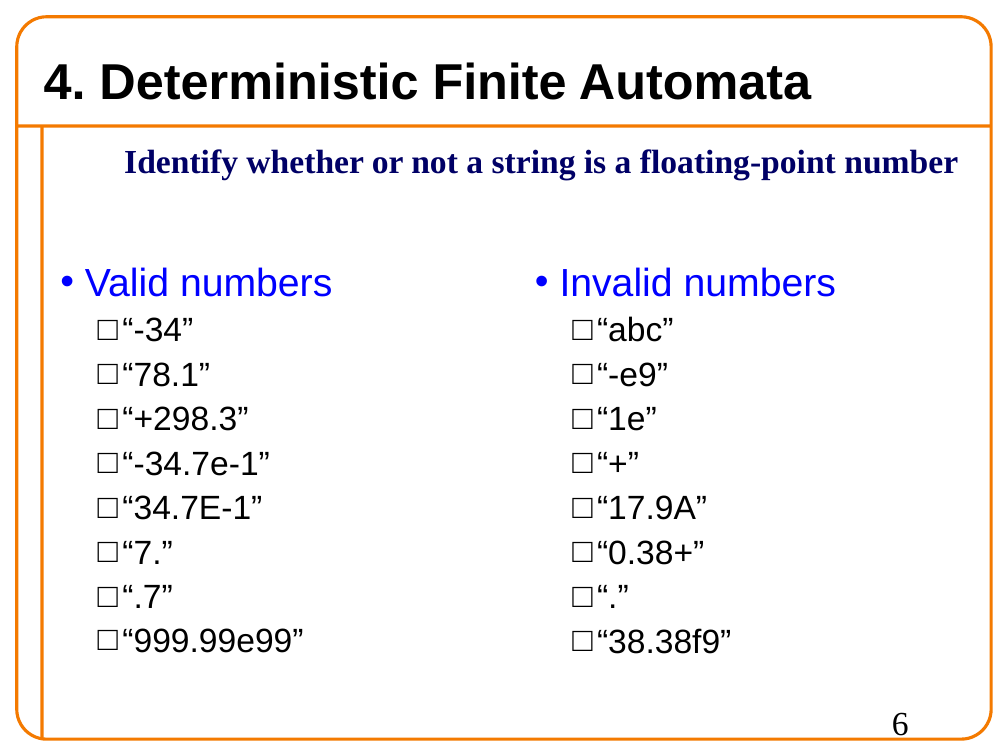
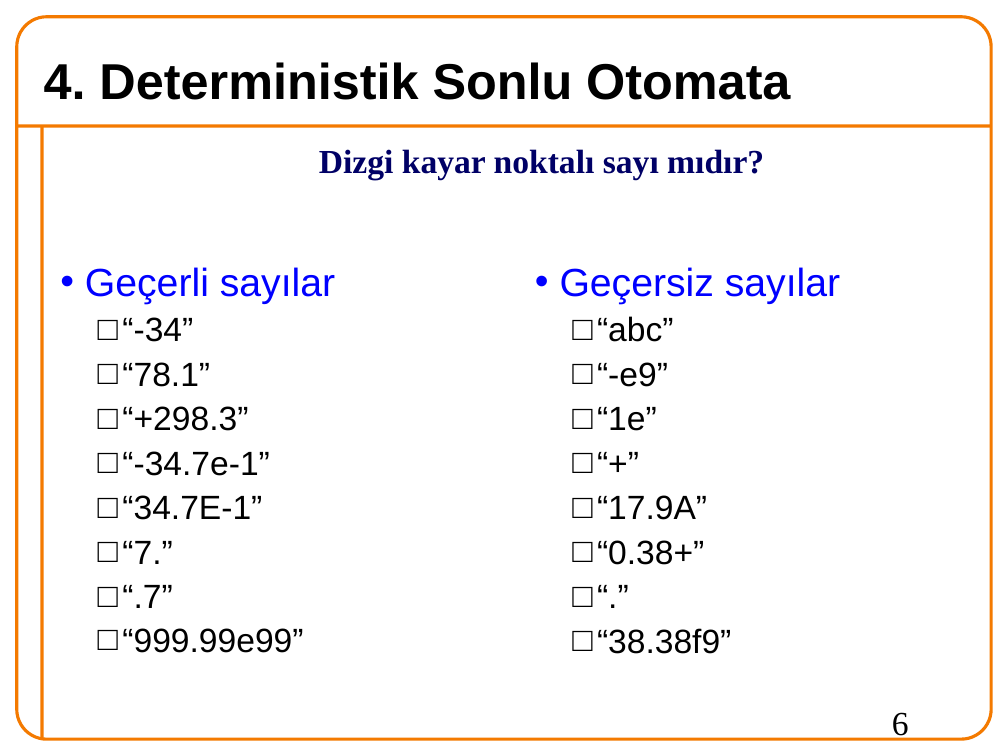
Before and after one commit to 19ceng/ceng201pro, a slide deck: slide 6 of 11mid.odp. Drawn at 1008x756 pixels with LibreOffice and Linux fonts; fonts in the diff are those of the drawing; background and template pictures are left out. Boxes give left, top, right and bottom in pixels: in the first picture for what was removed or moved away, otherwise in the second. Text is boxed around its words. In the diff, an @@ line names an element or a change of style, - is before the commit and + after.

```diff
--- a/11mid.odp
+++ b/11mid.odp
@@ title at (x1=44, y1=62, x2=790, y2=100): text changed @@
-4. Deterministic Finite Automata
+4. Deterministik Sonlu Otomata
@@ text removed at (x1=124, y1=149, x2=958, y2=179) @@
-  Identify whether or not a string is a floating-point number
@@ text added at (x1=319, y1=149, x2=764, y2=179), 24 pt, text #000066, bold @@
+  Dizgi kayar noktalı sayı mıdır?
@@ text at (x1=85, y1=267, x2=335, y2=304): text changed @@
-• Valid numbers
+• Geçerli sayılar
@@ text at (x1=560, y1=267, x2=840, y2=304): text changed @@
-• Invalid numbers
+• Geçersiz sayılar
```
Also in this commit, not shown: 10 other slides changed, 5 slides added, 6 slides removed, 5 other files.
